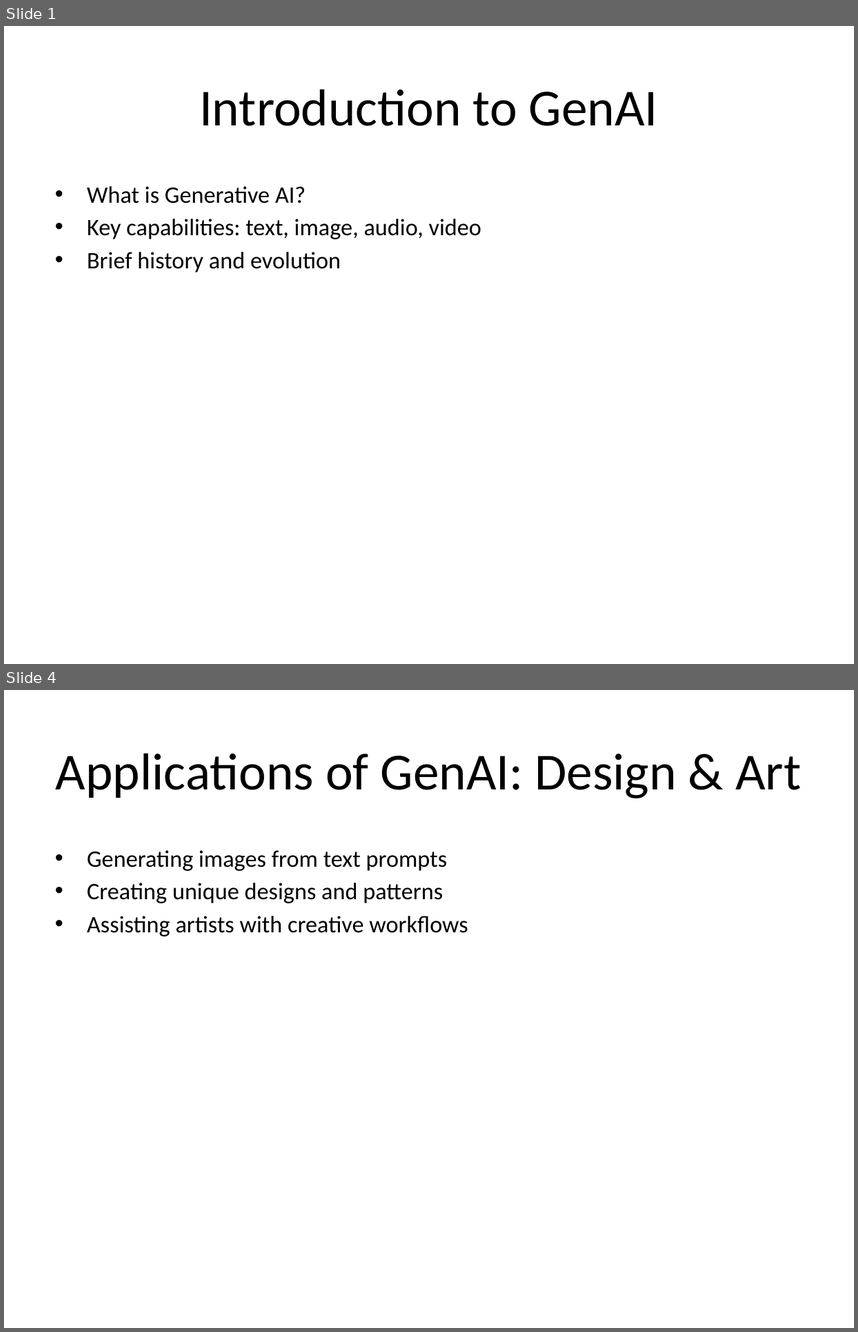
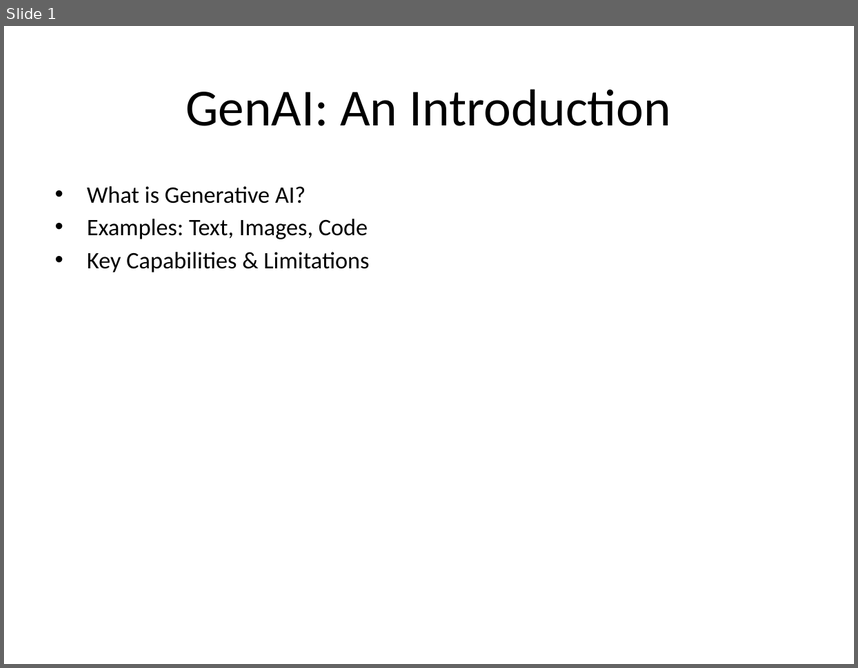
Before and after one commit to AkashAk2/fabric, a slide deck: services/agno_service/output.pptx. Shown one above the other, each under a label of ours: slides 1 and 4 before the commit, slide 1 after it; the slides between them are not shown. The pictures are 858x1332 and 858x668 pixels, drawn with LibreOffice and Linux fonts; fonts in the diff are those of the drawing. Boxes give left, top, right and bottom in pixels: in the first picture for what was removed or moved away, otherwise in the second. Text is boxed around its words. In the diff, an @@ line names an element or a change of style, - is before the commit and + after.

```diff
--- a/services/agno_service/output.pptx
+++ b/services/agno_service/output.pptx
@@ slide 4 removed at (x1=4, y1=690, x2=854, y2=1328), background #FFFFFF @@
@@ title removed at (x1=56, y1=753, x2=801, y2=798) @@
-Applications of GenAI: Design & Art
@@ text removed at (x1=87, y1=850, x2=468, y2=936) @@
-• Generating images from text prompts
-• Creating unique designs and patterns
-• Assisting artists with creative workflows
@@ slide 1 changed as well @@
@@ title at (x1=186, y1=89, x2=671, y2=126): text changed @@
-Introduction to GenAI
+GenAI: An Introduction
@@ text at (x1=87, y1=219, x2=369, y2=272): text changed @@
-• Key capabilities: text, image, audio, video
-• Brief history and evolution
+• Examples: Text, Images, Code
+• Key Capabilities & Limitations
```
Also in this commit, not shown: 5 other slides changed, 4 slides added, 6 other slides removed, 3 other files.
